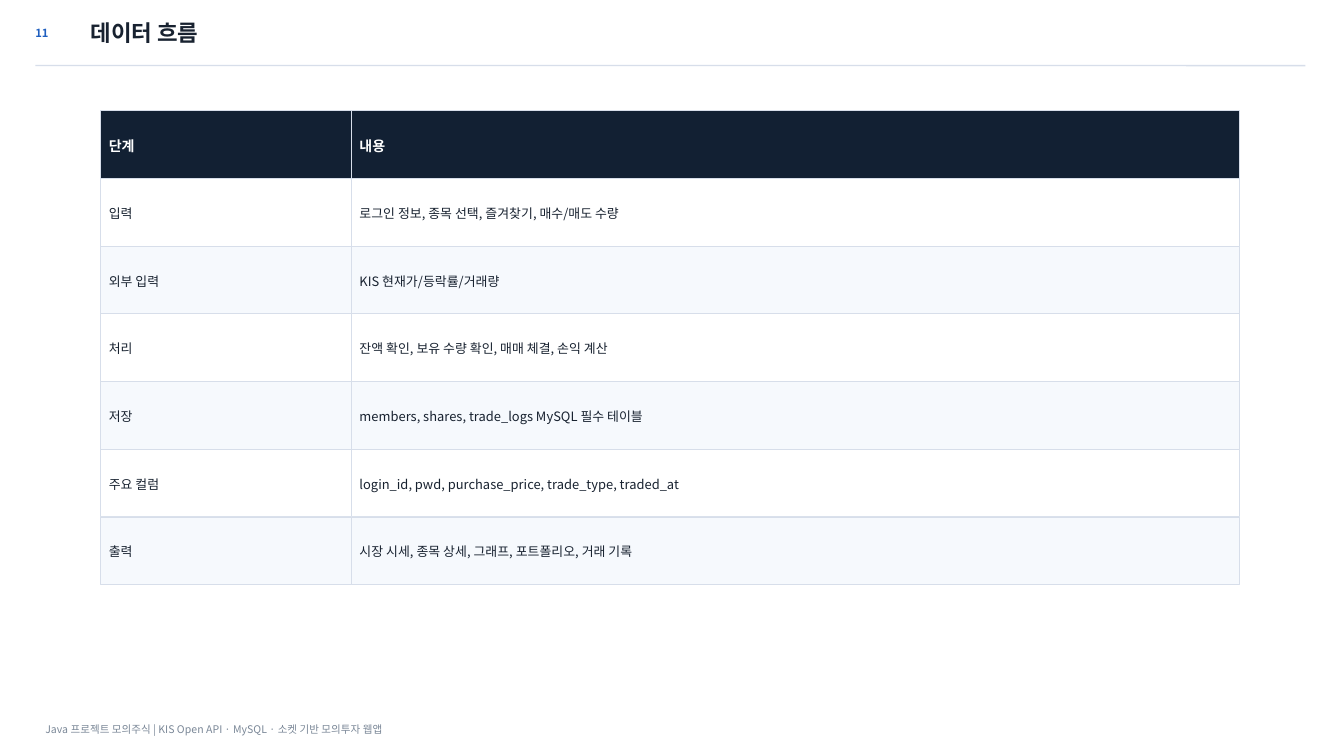
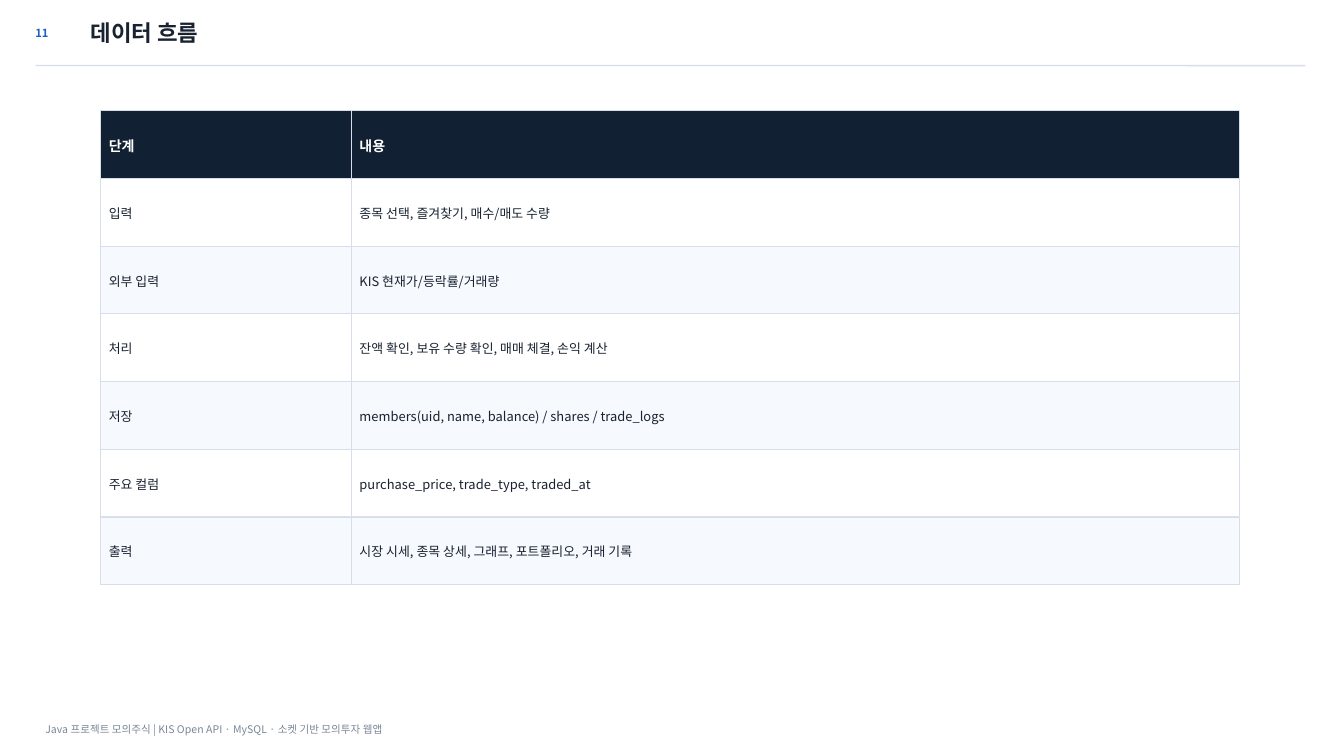
Before and after one commit to osangmin51-spec/javaproject, a slide deck: slide 11 of deliverables/Java_모의주식투자_발표자료_최종정합본.pptx. Drawn at 1344x756 pixels with LibreOffice and Linux fonts; fonts in the diff are those of the drawing. Boxes give left, top, right and bottom in pixels: in the first picture for what was removed or moved away, otherwise in the second. Text is boxed around its words. In the diff, an @@ line names an element or a change of style, - is before the commit and + after.

Commit message:
Simplify project flow without login

```diff
--- a/deliverables/Java_모의주식투자_발표자료_최종정합본.pptx
+++ b/deliverables/Java_모의주식투자_발표자료_최종정합본.pptx
@@ text at [359, 207, 550, 220]: text changed @@
-로그인 정보, 종목 선택, 즐겨찾기, 매수/매도 수량
+종목 선택, 즐겨찾기, 매수/매도 수량
@@ text at [359, 410, 665, 425]: text changed @@
-members, shares, trade_logs MySQL 필수 테이블
+members(uid, name, balance) / shares / trade_logs
@@ text at [359, 478, 590, 492]: text changed @@
-login_id, pwd, purchase_price, trade_type, traded_at
+purchase_price, trade_type, traded_at
```
Also in this commit, not shown: 8 other slides changed, 10 other files.
